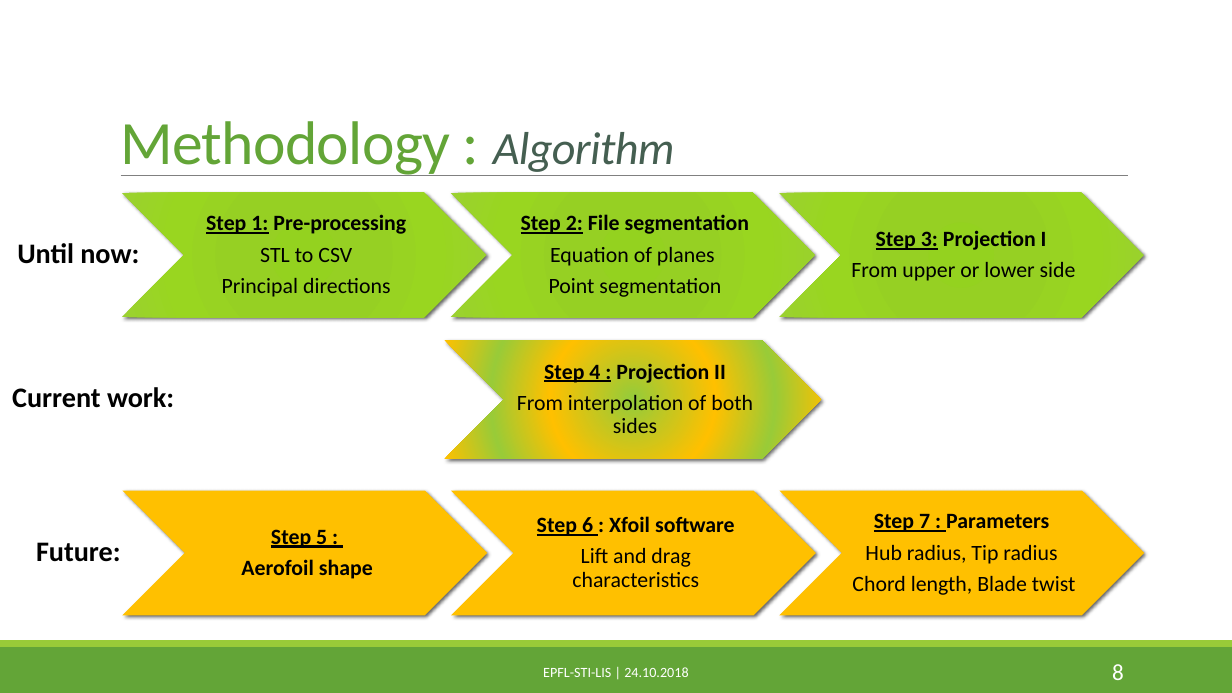
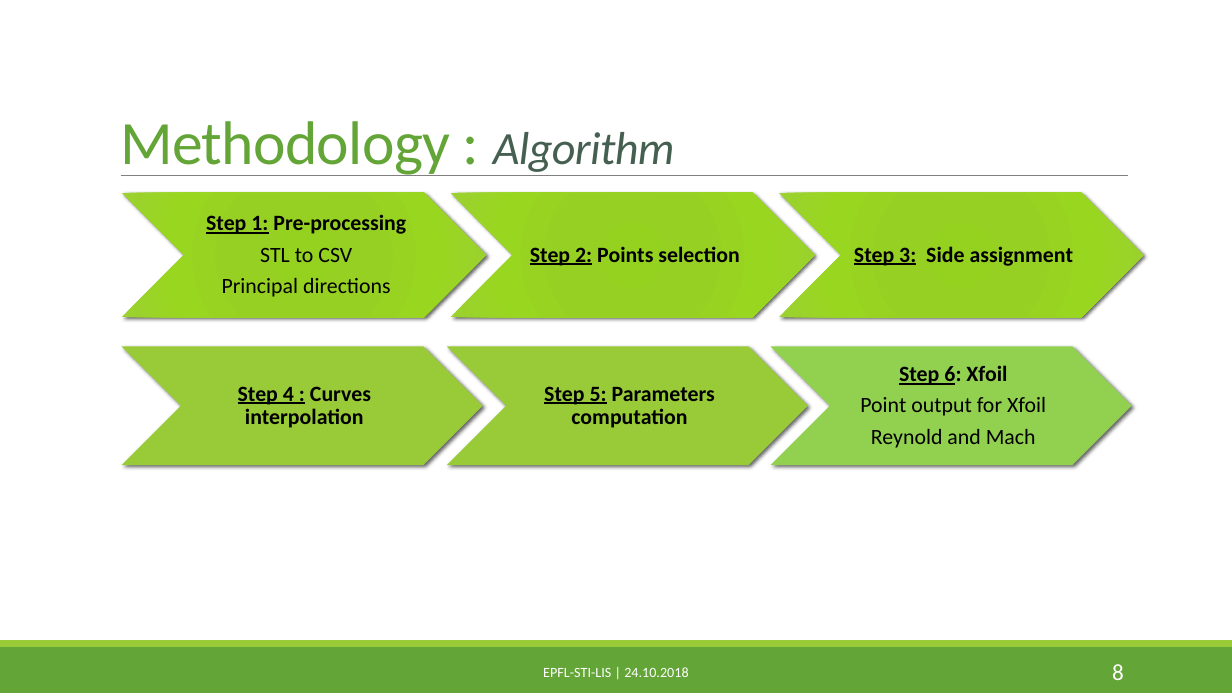
Before and after one commit to PaulineMauryL/PropellerProject, a slide deck: slide 8 of Report/MIDTERM.pptx. Drawn at 1232x693 pixels with LibreOffice and Linux fonts; fonts in the diff are those of the drawing. Boxes give left, top, right and bottom in pixels: in the first picture for what was removed or moved away, otherwise in the second. Text is boxed around its words. In the diff, an @@ line names an element or a change of style, - is before the commit and + after.

Commit message:
presentation

```diff
--- a/Report/MIDTERM.pptx
+++ b/Report/MIDTERM.pptx
@@ text removed at box(17, 243, 139, 264) @@
-Until now:
@@ text at box(530, 246, 739, 266): text changed; bold on @@
-Step 2: File segmentation
-Equation of planes
-Point segmentation
+Step 2: Points selection
@@ text at box(854, 246, 1073, 266): text changed; bold on @@
-Step 3: Projection I
-From upper or lower side
+Step 3: Side assignment
@@ chevron: place and size @@
-chevron at box(445, 340, 822, 458)
+chevron at box(447, 347, 809, 465)
@@ chevron at box(447, 347, 809, 465): fill gradient #99CB38 to #FFC000 to #99CB38 @@
@@ text removed at box(12, 387, 174, 408) @@
-Current work:
@@ text removed at box(517, 360, 753, 433) @@
-Step 4 : Projection II
-From interpolation of both sides
@@ group added at box(122, 347, 1132, 465): 3 texts, 2 chevrons @@
+Step 4 : Curves interpolation
+Step 5: Parameters computation
+Step 6: Xfoil
+Point output for Xfoil
+Reynold and Mach
@@ group removed at box(122, 491, 1145, 616): 3 chevrons, 3 texts @@
-Step 5 :
-Aerofoil shape
-Step 6 : Xfoil software
-Lift and drag characteristics
-Step 7 : Parameters
-Hub radius, Tip radius
-Chord length, Blade twist
@@ text removed at box(36, 542, 121, 562) @@
-Future:
```
Also in this commit, not shown: 8 other slides changed, 7 slides added, 1 slide removed, 14 other files.
